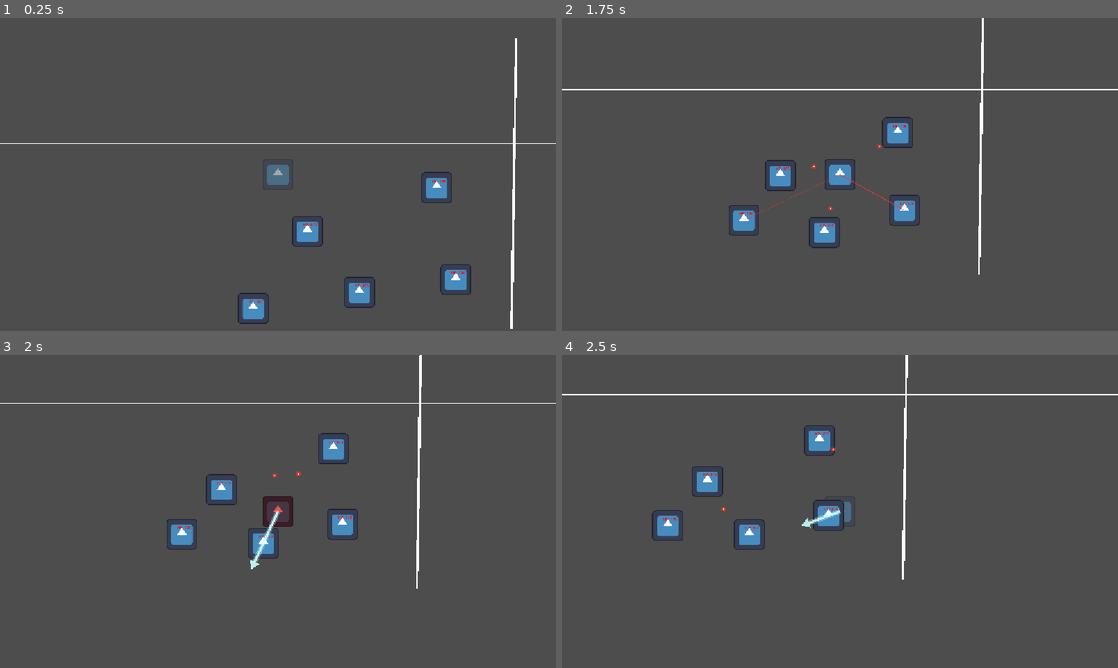
Above: before the commit, frames 1-4 (two rows, left to right).
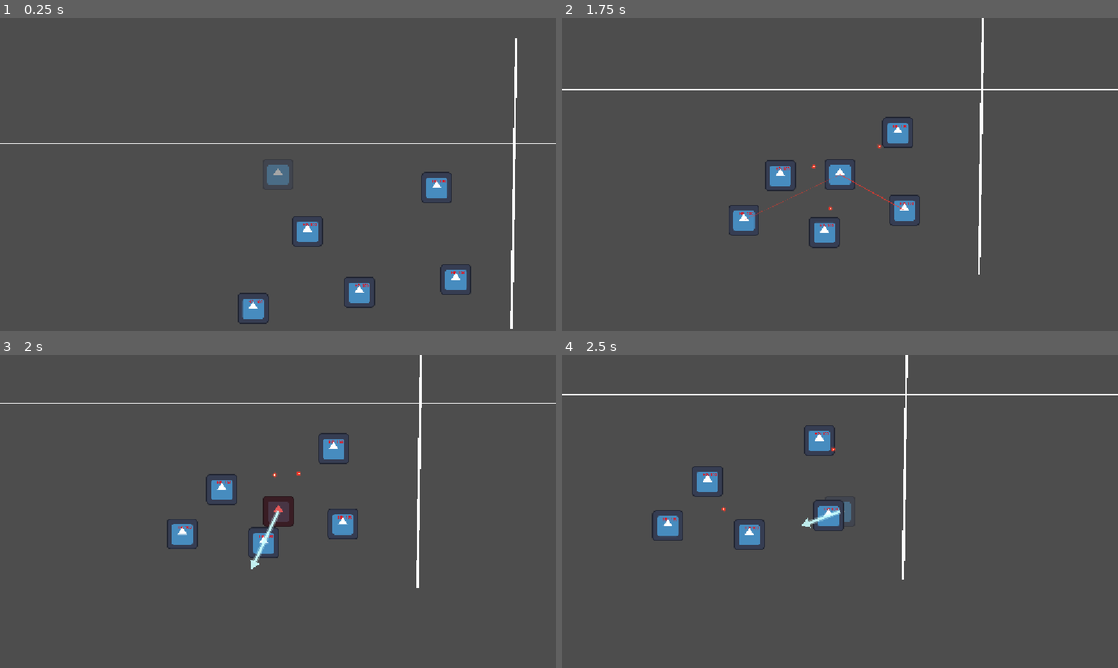
Above: after the commit, the same moments.

Repository: huajianwanzhao/xueyuanlu_gamejam
Game: Godot game, scene res://scenes/levels/level_01.tscn
Two runs of this game, one before a commit and one after it. Both use one fixed random seed, a clock stepped at 60 frames per second and the inputs below. The engine's default icon, where the game draws it, is replaced by a stand-in: a white triangle on a blue panel in a dark square.
Inputs (mouse positions are in pixels of both pictures, inside the frame that each line leads up to):
- Up to frame 1 (0.25 s): no input
- Up to frame 2 (1.75 s): tap Enter at 0.5 s; move the mouse to (962, 158) at 0.52 s; hold Right (ui_right) 0.53-1.28 s; click (962, 158) at 0.6 s; move the mouse to (728, 190) at 1.27 s; hold Down (ui_down) from 1.28 s (still down); click (728, 190) at 1.35 s
- Up to frame 3 (2 s): keep holding Down (ui_down)
- Up to frame 4 (2.5 s): move the mouse to (895, 442) at 2.02 s; release Down (ui_down) at 2.03 s; hold Right (ui_right) from 2.03 s (still down); click (895, 442) at 2.1 s

Frames 1-2 are identical in both runs. In frame 3, 0.5% of the frame differs, in the area x 30-76%, y 0-75%; in frame 4, nothing differs.

Commit message:
feat: 接入屏幕震动
GameManager.request_screen_shake 五个触发点；player.tscn 里 camera_2d.gd 的路径大小写改正（Scenes -> scenes）。

Diff:
--- /dev/null
+++ b/scenes/camera_2d.gd
@@ -0,0 +1,50 @@
+extends Camera2D
+
+# ================= 震动参数 =================
+@export_group("震动设置")
+@export var max_offset: Vector2 = Vector2(15.0, 15.0) # 最大水平/垂直偏移
+@export var max_roll: float = 0.05 # 最大旋转角度（弧度）
+@export var decay_speed: float = 2.0 # 创伤值衰减速度（越大恢复越快）
+
+var trauma: float = 0.0 # 当前创伤值（0.0 到 1.0）
+var trauma_power: float = 2.0 # 创伤指数（2.0 意味着衰减非常顺滑）
+var noise = FastNoiseLite.new() # 使用噪声让震动更自然
+
+func _ready() -> void:
+	# 连接 GameManager 的震动信号
+	GameManager.request_screen_shake.connect(_on_shake_requested)
+
+	# 初始化噪声，用来生成平滑的随机震动
+	noise.frequency = 0.1
+	noise.noise_type = FastNoiseLite.TYPE_SIMPLEX_SMOOTH
+
+func _process(delta: float) -> void:
+	if trauma > 0.0:
+		# 创伤值随时间衰减
+		trauma = max(trauma - decay_speed * delta, 0.0)
+
+		# 核心公式：trauma的平方，让震动在快结束时迅速衰减，非常自然
+		var shake_amount = pow(trauma, trauma_power)
+
+		# 用时间作为噪声输入，生成连续的随机数
+		var time = Time.get_ticks_msec() * 0.05
+
+		# 应用水平、垂直偏移
+		offset.x = max_offset.x * shake_amount * noise.get_noise_2d(time, 0)
+		offset.y = max_offset.y * shake_amount * noise.get_noise_2d(0, time)
+
+		# 应用旋转
+		rotation = max_roll * shake_amount * noise.get_noise_2d(time, time)
+	else:
+		# 恢复平静
+		offset = Vector2.ZERO
+		rotation = 0.0
+
+# 接收到 GameManager 的信号
+func _on_shake_requested(intensity: float, duration: float) -> void:
+	# 将传入的强度转化为 0~1 的创伤值
+	# 比如传进来 15.0，我们将其转换为高创伤值
+	var new_trauma = clampf(intensity / 20.0, 0.0, 1.0)
+
+	# 如果新的震动比当前强，就覆盖，否则叠加一点
+	trauma = min(trauma + new_trauma, 1.0)
--- a/scenes/player.tscn
+++ b/scenes/player.tscn
@@ -2,6 +2,7 @@
 
 [ext_resource type="Texture2D" uid="uid://oya8wpn6jmc8" path="res://icon.svg" id="1_4flbx"]
 [ext_resource type="Script" uid="uid://lc0hhllikc4g" path="res://script/player.gd" id="1_onrkg"]
+[ext_resource type="Script" uid="uid://che3k52tfrf7c" path="res://scenes/camera_2d.gd" id="3_6t5aa"]
 
 [sub_resource type="CircleShape2D" id="CircleShape2D_e5qy5"]
 radius = 85.052925
@@ -20,3 +21,4 @@
 
 [node name="Camera2D" type="Camera2D" parent="." unique_id=804140987]
 zoom = Vector2(0.5, 0.5)
+script = ExtResource("3_6t5aa")
--- a/script/enemy.gd
+++ b/script/enemy.gd
@@ -276,6 +276,8 @@
 
 	# 卡肉：撞得越正、顿得越狠（擦边几乎不卡），连撞时才有一路「砰砰砰」的节奏
 	GameManager.hit_stop(lerpf(0.025, 0.06, head_on), 0.05)
+	# 屏幕震动同样按正碰程度给，擦边几乎不抖
+	GameManager.request_screen_shake.emit(lerpf(6.0, 18.0, head_on), 0.22)
 
 	# 自己保留剩余速度：正碰会几乎停住（变成接力），斜碰会顺着切线滑过去
 	velocity = v1_new
@@ -292,6 +294,7 @@
 	velocity = res[0]
 	print("🪨 ", self.name, " 撞上 ", corpse.name, " 的尸体，尸体被推着滑走")
 	GameManager.hit_stop(0.03, 0.06) # 撞尸体只轻轻卡一下
+	GameManager.request_screen_shake.emit(6.0, 0.15)
 
 
 func _handle_wall_hit(normal: Vector2) -> void:
@@ -393,6 +396,7 @@
 func _die() -> void:
 	print("☠️ ", name, " 死亡！变为尸体")
 	GameManager.hit_stop(0.05, 0.05) # 打死人也要有一点停顿感
+	GameManager.request_screen_shake.emit(8.0, 0.20)
 	is_dying = false
 	current_state = State.DEAD
 	modulate = Color(0.3, 0.3, 0.3)
--- a/script/player.gd
+++ b/script/player.gd
@@ -186,6 +186,8 @@
 	# 卡肉（顿帧）：命中瞬间把游戏时间几乎掐停，让这一下「砰」有重量。
 	# 0.09 秒真实时间、时间流速 0.03 —— 短到不影响操作，但手感明显。
 	GameManager.hit_stop(0.09, 0.03)
+	# 屏幕震动：camera_2d.gd 收到这个信号就按 intensity 抖一下（20 ≈ 满级）
+	GameManager.request_screen_shake.emit(22.0, 0.35)
 
 
 # 用自己碰撞体那个圆做一次重叠查询，找出真正和玩家重合的敌人
@@ -236,6 +238,7 @@
 		return
 	print("💢 玩家被击中，强制打回幽灵状态")
 	GameManager.hit_stop(0.10, 0.05) # 挨打也卡一下，才知道自己中弹了
+	GameManager.request_screen_shake.emit(14.0, 0.30)
 	_enter_ghost_state()
 	can_switch = false
 	cooldown_timer = hit_lockout
Not shown, added: scenes/camera_2d.gd.uid
Not shown, changed: 游戏结构.md
